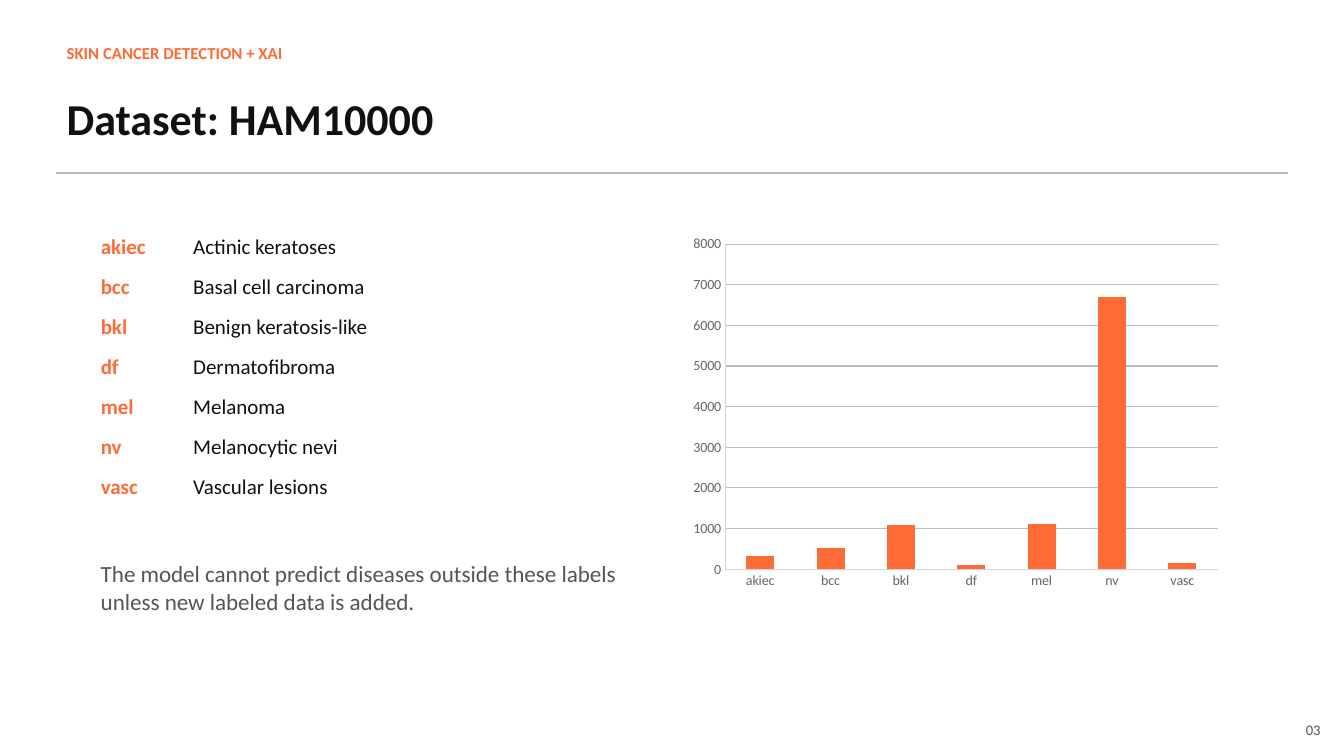
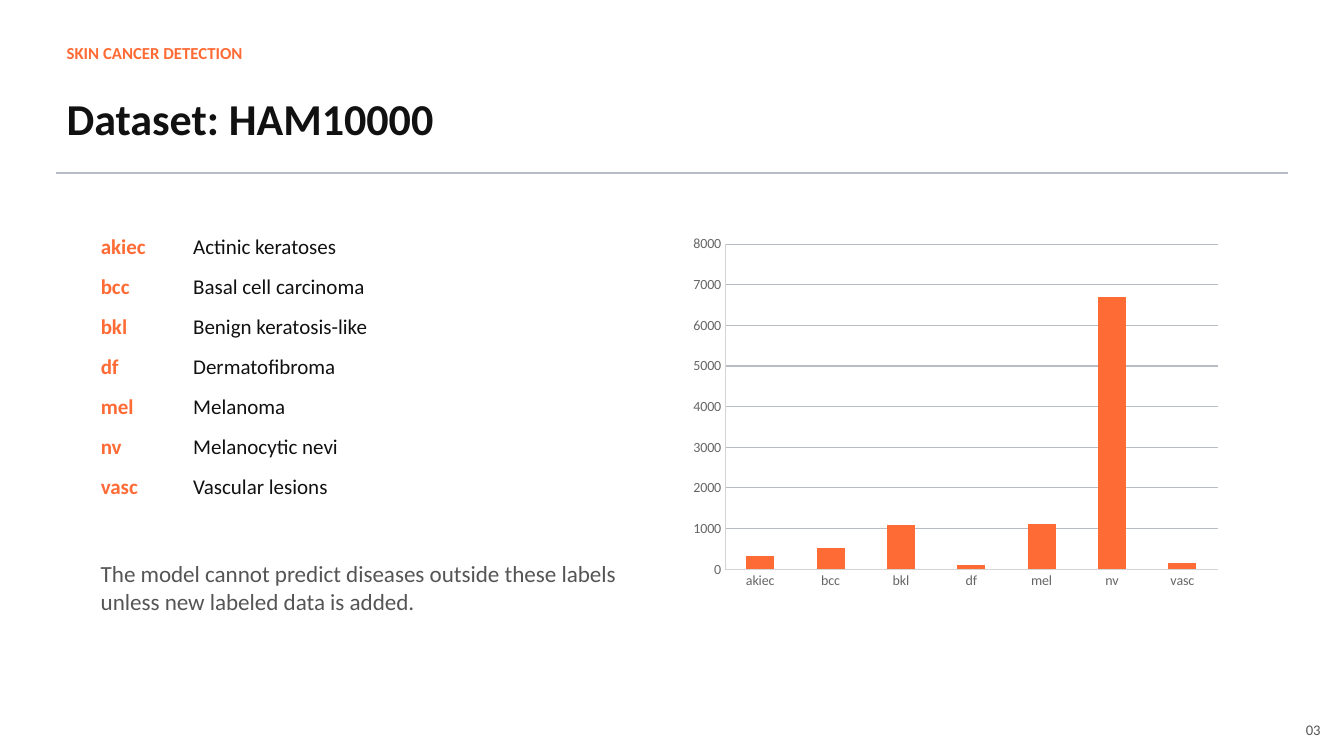
Before and after one commit to manasamarigoli15/Skin-Cancer-Detection, a slide deck: slide 3 of outputs/Skin_Cancer_Detection_XAI_Presentation.pptx. Drawn at 1344x756 pixels with LibreOffice and Linux fonts; fonts in the diff are those of the drawing. Boxes give left, top, right and bottom in pixels: in the first picture for what was removed or moved away, otherwise in the second. Text is boxed around its words. In the diff, an @@ line names an element or a change of style, - is before the commit and + after.

```diff
--- a/outputs/Skin_Cancer_Detection_XAI_Presentation.pptx
+++ b/outputs/Skin_Cancer_Detection_XAI_Presentation.pptx
@@ text at [67,48,242,59]: text changed @@
-SKIN CANCER DETECTION + XAI
+SKIN CANCER DETECTION
```
Also in this commit, not shown: 5 other slides changed, 1 other file.
